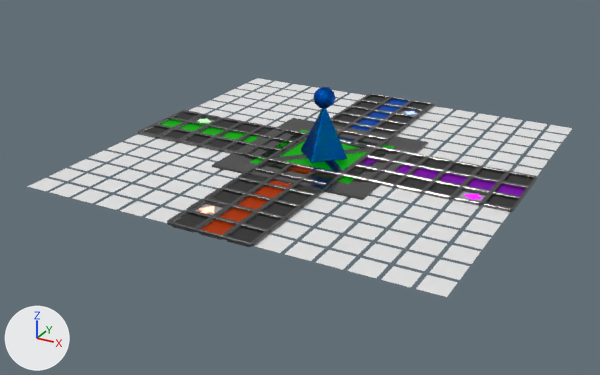
Renders of the glTF model ludo-sync-game/public/models/p2-start.glb from each side of a commit.
Both versions are drawn from a 50 mm lens placed at (13.08, -25.59, 11.26), pointed at (-0.32, -1.23, -0.92). The lights are fixed; the arrows at lower left show +X, +Y and +Z. The older version comes first. Where no turn or scale is listed for an object, it has been applied to the vertices.
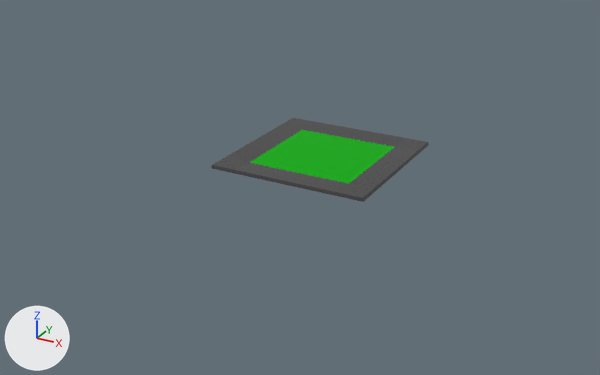
Boxes (x1, y1, x2, y2) around the edits, measured in the pictures (600 x 375 px):
'Plane.002', deleted
    before: (27, 78, 572, 297)
'Plane', recoloured
    both: (211, 118, 428, 200)
'Plane.001', deleted
    before: (138, 94, 537, 246)
'Plane.005', deleted
    before: (144, 96, 532, 242)
'simple grid', deleted
    before: (142, 95, 537, 247)
'player3', deleted (blue)
    before: (301, 87, 347, 163)
'player2', deleted
    before: (301, 109, 346, 162)
'center', deleted (mostly hidden)
    before: (275, 148, 373, 172)
'Plane.006', deleted
    before: (200, 206, 214, 213)
'Plane.009', deleted
    before: (464, 194, 481, 200)
'Plane.007', deleted
    before: (198, 118, 211, 122)
'Plane.008', deleted
    before: (405, 111, 416, 115)

Edits to the bpy script that builds the scene:
```text
Change mat_material_002:
    mat_material_002.base_color: (0.0, 0.8, 0.00113) -> (0.0, 0.799, 0.00121)  # green #00e704
Remove ob_center:
    ob_center = bpy.data.objects.new('center', me_plane_003)
    ob_center.location = (0.0, 0.0, 0.0)
Remove ob_simple_grid:
    ob_simple_grid = bpy.data.objects.new('simple grid', me_plane_004)
    ob_simple_grid.location = (0.0, 0.0, 0.0)
Remove ob_plane_005:
    ob_plane_005 = bpy.data.objects.new('Plane.005', me_plane_005)
    ob_plane_005.location = (0.0, 0.0, 0.0)
Remove ob_plane_006:
    ob_plane_006 = bpy.data.objects.new('Plane.006', me_plane_006)
    ob_plane_006.location = (-1.0, -6.0, 0.01)
Remove ob_plane_007:
    ob_plane_007 = bpy.data.objects.new('Plane.007', me_plane_007)
    ob_plane_007.location = (-6.0, 1.0, 0.01)
Remove ob_plane_008:
    ob_plane_008 = bpy.data.objects.new('Plane.008', me_plane_008)
    ob_plane_008.location = (1.0, 6.0, 0.01)
Remove ob_plane_009:
    ob_plane_009 = bpy.data.objects.new('Plane.009', me_plane_009)
    ob_plane_009.location = (6.0, -1.0, 0.01)
Remove ob_player2:
    ob_player2 = bpy.data.objects.new('player2', me_icosphere_001)
    ob_player2.location = (0.0, 0.0, 0.0)
Remove ob_player3:
    ob_player3 = bpy.data.objects.new('player3', me_icosphere_003)
    ob_player3.location = (0.0, 0.0, 2.2)
Remove ob_plane_001:
    ob_plane_001 = bpy.data.objects.new('Plane.001', me_plane_001)
    ob_plane_001.location = (0.0, 0.0, 0.0)
Remove ob_plane_002:
    ob_plane_002 = bpy.data.objects.new('Plane.002', me_plane_002)
    ob_plane_002.location = (0.0, 0.0, 0.0)
```
